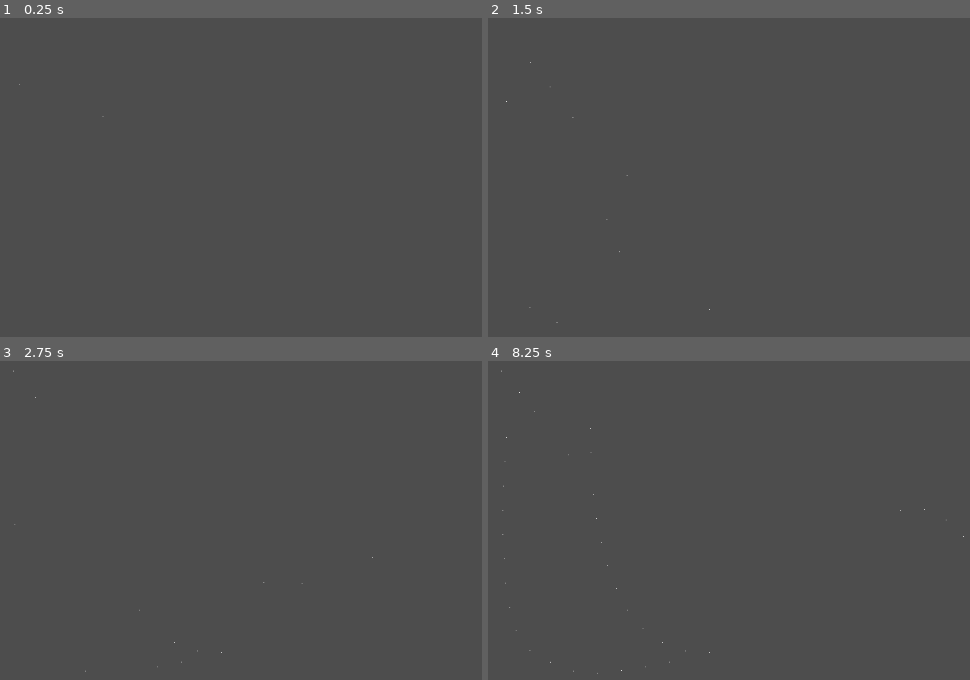
Above: before the commit, frames 1-4 (two rows, left to right).
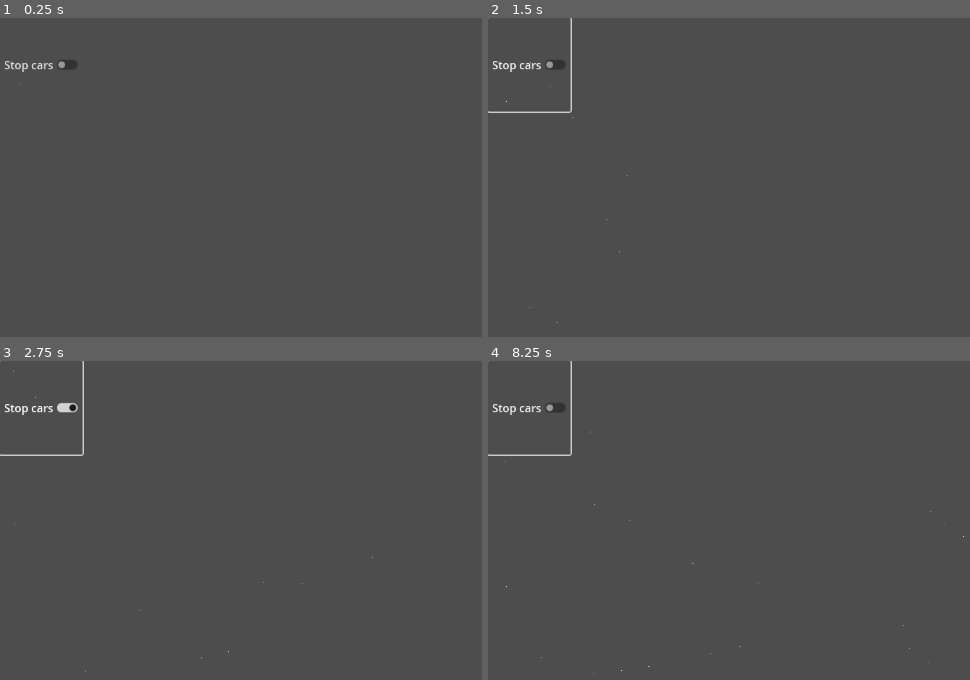
Above: after the commit, the same moments.

Repository: WinnerWind/omov-game
Game: Godot game, scene res://scenes/main.tscn
Two runs of this game, one before a commit and one after it. Both use one fixed random seed, a clock stepped at 60 frames per second and the inputs below.
Inputs (mouse positions are in pixels of both pictures, inside the frame that each line leads up to):
- Up to frame 1 (0.25 s): no input
- Up to frame 2 (1.5 s): click (531, 65) at 0.5 s, where only the run after the commit has a clickable "Stop cars"; click (531, 65) at 1.25 s, where only the run after the commit has a clickable "Stop cars"
- Up to frame 3 (2.75 s): click (43, 408) at 2 s, where only the run after the commit has a clickable "Stop cars"
- Up to frame 4 (8.25 s): tap Enter at 2.75, 4.25, 8 s; tap Space at 3.5, 5.75 s

The runs differ from the first frame. In frame 1, 0.2% of the frame differs, in the area x 1-22%, y 13-32%; in frame 2, 0.5%; in frame 3, 0.5%, in the area x 0-48%, y 0-96%; in frame 4, 0.5%.

Commit message:
Fix crash with accidentally freeing stop areas

Diff:
--- a/scenes/main.tscn
+++ b/scenes/main.tscn
@@ -27,15 +27,9 @@
 }
 point_count = 5
 
-[sub_resource type="CanvasTexture" id="CanvasTexture_sugp2"]
-
-[sub_resource type="RectangleShape2D" id="RectangleShape2D_jyhfs"]
-size = Vector2(50, 50)
-
 [node name="Node2D" type="Node2D"]
 
 [node name="Stop Area" parent="." instance=ExtResource("2_sugp2")]
-stop_cars = false
 shape = SubResource("RectangleShape2D_tbgi4")
 
 [node name="CarSpawner" type="Node2D" parent="." node_paths=PackedStringArray("timer")]
@@ -48,6 +42,9 @@
 
 [node name="Timer" type="Timer" parent="CarSpawner"]
 
-[node name="Car" parent="." instance=ExtResource("1_0wfyh")]
-texture = SubResource("CanvasTexture_sugp2")
-collision_shape = SubResource("RectangleShape2D_jyhfs")
+[node name="Button" type="CheckButton" parent="."]
+offset_right = 88.0
+offset_bottom = 135.0
+text = "Stop cars"
+
+[connection signal="toggled" from="Button" to="Stop Area" method="toggle_stopped_state"]
--- a/scripts/car2d.gd
+++ b/scripts/car2d.gd
@@ -39,8 +39,8 @@
 		detector_collision_object.shape = collision_shape
 
 func _on_collision_detector_area_entered(area: Area2D) -> void:
-	print("Collision!")
-	print(area.owner)
-	print(self)
-	area.owner.queue_free()
-	self.queue_free()
+	if not area is StopArea: #Ensure we collided with a car
+		var path:CarPath = area.owner
+		print("Collision!")
+		path.queue_free()
+		self.queue_free()
--- a/scripts/stop_area.gd
+++ b/scripts/stop_area.gd
@@ -6,7 +6,7 @@
 	set(new_var):
 		stop_cars = new_var
 		if is_node_ready():
-			collision_shape.disabled = !stop_cars
+			collision_shape.set_deferred(&"disabled", !new_var)
 @export var shape:RectangleShape2D:
 	set(new):
 		shape = new
@@ -31,5 +31,7 @@
 		var path:CarPath = body.get_parent().get_parent()
 		stopped_cars.erase(path)
 
+func toggle_stopped_state(state):
+	stop_cars = state
 func set_variables() -> void:
 	collision_shape.shape = shape
Not shown: 1 places in scenes/main.tscn that only renumber resources
